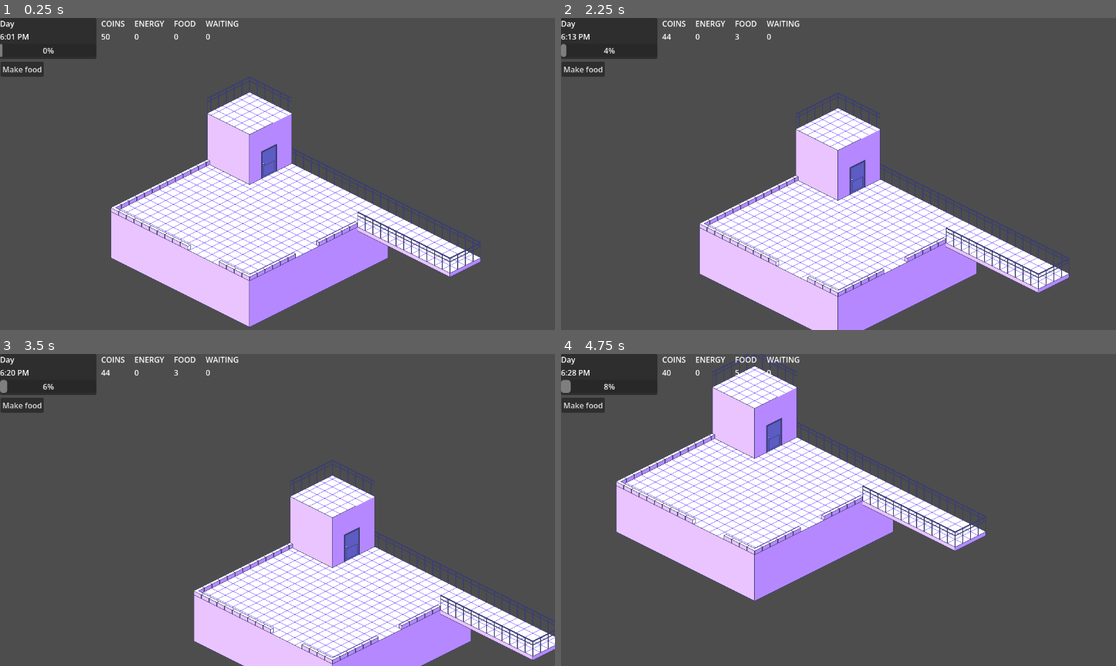
Above: before the commit, frames 1-4 (two rows, left to right).
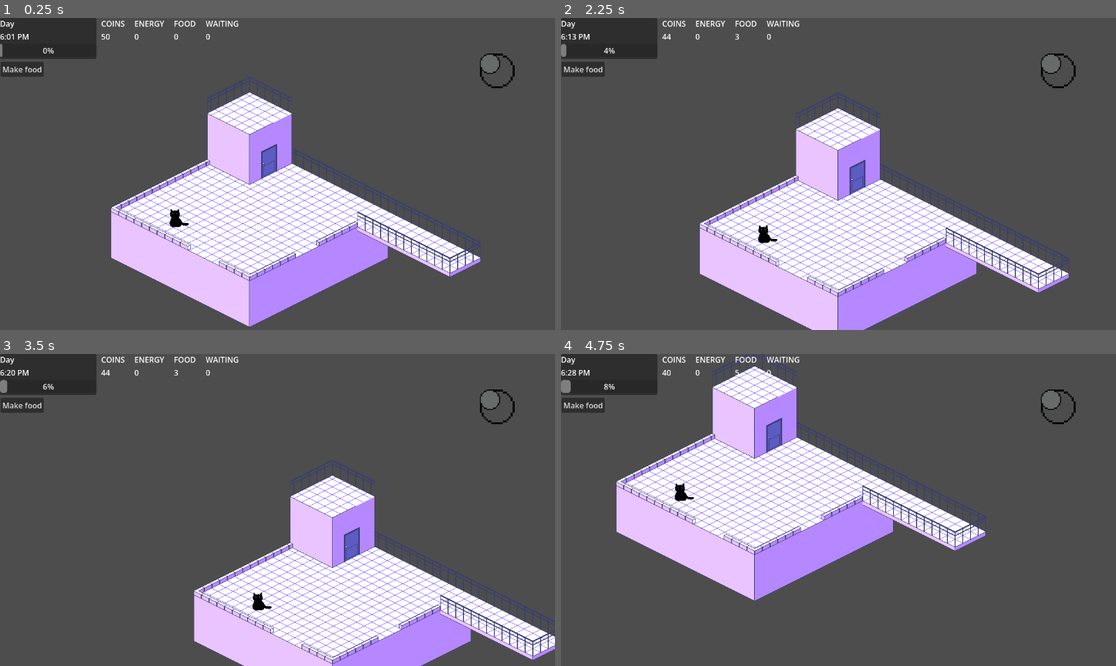
Above: after the commit, the same moments.

Repository: BloatingCat/rooftop-garden
Game: Godot game, scene res://main.tscn
Same seed, same stepped clock (60 frames per second), same inputs: the game is played once before the commit and once after it. The project has no main scene, so this scene is started directly.
Inputs (mouse positions are in pixels of both pictures, inside the frame that each line leads up to):
- Up to frame 1 (0.25 s): no input
- Up to frame 2 (2.25 s): click "Make food" at 0.5 s; tap Enter at 1.25 s; move the mouse to (960, 158) at 1.27 s; hold Right (ui_right) 1.28-2 s; click (960, 158) at 1.42 s; tap Space at 2 s; drag from (727, 189) to (810, 236) at 2.02 s
- Up to frame 3 (3.5 s): move the mouse to (333, 441) at 2.77 s; hold Right (ui_right) from 2.78 s (still down); click (333, 441) at 2.92 s
- Up to frame 4 (4.75 s): release Right (ui_right) at 3.5 s; tap Enter at 3.5 s; drag from (810, 572) to (672, 463) at 3.52 s; tap Space at 4.25 s; move the mouse to (1005, 556) at 4.27 s; hold Left (ui_left) from 4.28 s (still down); click (1005, 556) at 4.42 s

The runs differ from the first frame. In frame 1, 0.4% of the frame differs, in the area x 30-93%, y 11-68%; in frame 2, 0.4%; in frame 3, 0.4%; in frame 4, 0.4%, in the area x 20-93%, y 11-48%.

Commit message:
Added black cat's joystick & movement, map grounding

Diff:
--- /dev/null
+++ b/characters/cat/cat.gd
@@ -0,0 +1,94 @@
+class_name Cat
+extends CharacterBody2D
+
+@export var data: CatData
+
+@onready var sprite: Sprite2D = $Sprite2D
+@onready var state_machine: CatStateMachine = $CatStateMachine
+@onready var nav_agent: NavigationAgent2D = $NavigationAgent2D
+
+var _nav_ready := false
+
+var joystick: Joystick = null
+
+var _velocity: Vector2 = Vector2.ZERO
+var _direction: Vector2 = Vector2.ZERO
+var _facing: String = "down"
+
+const DIR_MAP = {
+	"down":       Vector2(0,  1),
+	"up":         Vector2(0, -1),
+	"left":       Vector2(-1, 0),
+	"right":      Vector2(1,  0),
+	"down_right": Vector2(1,  1),
+	"down_left":  Vector2(-1, 1),
+	"up_right":   Vector2(1, -1),
+	"up_left":    Vector2(-1,-1),
+}
+
+func _ready():
+	var map = get_world_2d().navigation_map
+	NavigationServer2D.map_changed.connect(_on_map_ready)
+
+func _on_map_ready(map_rid: RID):
+	var my_map = get_world_2d().navigation_map
+	if map_rid == my_map:
+		_nav_ready = true
+		NavigationServer2D.map_changed.disconnect(_on_map_ready)
+
+func _physics_process(delta: float):
+	_read_input()
+	_apply_movement(delta)
+	_update_facing()
+	#_update_animation()
+	move_and_slide()
+
+# ── Input ────────────────────────────────────────────────────────────────────
+
+func _read_input():
+	# Joystick (mobile)
+	if joystick:
+		_direction = joystick.get_output()
+		return
+
+	# Keyboard fallback (testing in editor)
+	_direction = Vector2(
+		Input.get_axis("ui_left", "ui_right"),
+		Input.get_axis("ui_up",   "ui_down")
+	).normalized()
+
+# ── Movement ─────────────────────────────────────────────────────────────────
+
+func _apply_movement(delta: float):
+	if _direction != Vector2.ZERO:
+		_velocity = _velocity.move_toward(
+			_direction * data.move_speed,
+			data.acceleration * delta
+		)
+		state_machine.transition(CatStateMachine.State.WALK)
+	else:
+		_velocity = _velocity.move_toward(Vector2.ZERO, data.friction * delta)
+		state_machine.transition(CatStateMachine.State.IDLE)
+
+	velocity = _velocity
+	move_and_slide()
+
+	# Only snap after navmesh is ready
+	if not _nav_ready:
+		return
+
+	var map = get_world_2d().navigation_map
+	var closest = NavigationServer2D.map_get_closest_point(map, global_position)
+	global_position = closest
+
+# ── Facing ───────────────────────────────────────────────────────────────────
+
+func _update_facing():
+	if _direction == Vector2.ZERO:
+		return
+
+	# For now: 4-dir. Swap to 8-dir when spritesheet is ready.
+	if abs(_direction.x) > abs(_direction.y):
+		_facing = "right" if _direction.x > 0 else "left"
+	else:
+		_facing = "down" if _direction.y > 0 else "up"
--- /dev/null
+++ b/characters/cat/cat.tscn
@@ -0,0 +1,30 @@
+[gd_scene format=3 uid="uid://rgwhjo1jc4wx"]
+
+[ext_resource type="Script" uid="uid://d043iaeo45s40" path="res://characters/cat/cat.gd" id="1_yt5bw"]
+[ext_resource type="Script" uid="uid://b3y6hc1h5v5v4" path="res://characters/cat/cat_data.gd" id="2_c6vmg"]
+[ext_resource type="Texture2D" uid="uid://c3ylf6j5btnwr" path="res://assets/black_cat.png" id="2_xfgbo"]
+[ext_resource type="PackedScene" uid="uid://bdqha4y2wngr6" path="res://characters/cat/cat_state_machine.tscn" id="3_xfgbo"]
+
+[sub_resource type="Resource" id="Resource_uhhm1"]
+script = ExtResource("2_c6vmg")
+metadata/_custom_type_script = "uid://b3y6hc1h5v5v4"
+
+[sub_resource type="RectangleShape2D" id="RectangleShape2D_yvbu6"]
+size = Vector2(24, 6)
+
+[node name="BlackCat" type="CharacterBody2D" unique_id=1737522509]
+script = ExtResource("1_yt5bw")
+data = SubResource("Resource_uhhm1")
+
+[node name="Sprite2D" type="Sprite2D" parent="." unique_id=490496694]
+position = Vector2(8, -18)
+texture = ExtResource("2_xfgbo")
+
+[node name="CollisionShape2D" type="CollisionShape2D" parent="." unique_id=536742011]
+position = Vector2(1, -3)
+shape = SubResource("RectangleShape2D_yvbu6")
+
+[node name="NavigationAgent2D" type="NavigationAgent2D" parent="." unique_id=423832636]
+avoidance_enabled = true
+
+[node name="CatStateMachine" parent="." unique_id=785292820 instance=ExtResource("3_xfgbo")]
--- /dev/null
+++ b/characters/cat/cat_data.gd
@@ -0,0 +1,6 @@
+class_name CatData
+extends Resource
+
+@export var move_speed: float = 120.0
+@export var acceleration: float = 800.0
+@export var friction: float = 600.0
--- /dev/null
+++ b/characters/cat/cat_state_machine.gd
@@ -0,0 +1,17 @@
+class_name CatStateMachine
+extends Node
+
+enum State {
+	IDLE,
+	WALK,
+}
+
+var current: State = State.IDLE
+
+func transition(new_state: State):
+	if current == new_state:
+		return
+	current = new_state
+	state_changed.emit(new_state)
+
+signal state_changed(new_state: State)
--- /dev/null
+++ b/characters/cat/cat_state_machine.tscn
@@ -0,0 +1,6 @@
+[gd_scene format=3 uid="uid://bdqha4y2wngr6"]
+
+[ext_resource type="Script" uid="uid://bro1m2afuy27" path="res://characters/cat/cat_state_machine.gd" id="1_1smh5"]
+
+[node name="CatStateMachine" type="Node" unique_id=785292820]
+script = ExtResource("1_1smh5")
--- /dev/null
+++ b/characters/cat/joystick.gd
@@ -0,0 +1,73 @@
+class_name Joystick
+extends Control
+
+@export var dead_zone: float = 10.0
+@export var knob_max_distance: float = 50.0
+
+@onready var base: TextureRect = $Base
+@onready var knob: TextureRect = $Knob
+
+var touch_index: int = -1
+var origin: Vector2 = Vector2.ZERO
+var output: Vector2 = Vector2.ZERO
+
+func _ready():
+	set_process_input(true)
+
+func _input(event: InputEvent):
+	## ---- Touch ----
+	#if event is InputEventScreenTouch:
+		#if event.pressed and touch_index == -1:
+			#if _is_inside(event.position):
+				#touch_index = event.index
+				#origin = event.position
+				#_move_knob(Vector2.ZERO)
+		#elif not event.pressed and event.index == touch_index:
+			#_release()
+#
+	#if event is InputEventScreenDrag and event.index == touch_index:
+		#var delta = event.position - origin
+		#var clamped = delta.limit_length(knob_max_distance)
+		#_move_knob(clamped)
+		#output = Vector2.ZERO if delta.length() < dead_zone else (clamped / knob_max_distance)
+
+	# ---- Mouse fallback (editor / desktop testing) ----
+	if event is InputEventMouseButton and event.button_index == MOUSE_BUTTON_LEFT:
+		if event.pressed and touch_index == -1:
+			if _is_inside(event.position):
+				touch_index = 0
+				# Convert screen origin to LOCAL space
+				origin = get_global_transform().affine_inverse() * event.position
+				_move_knob(Vector2.ZERO)
+				accept_event()
+		elif not event.pressed and touch_index == 0:
+			_release()
+			accept_event()
+
+	if event is InputEventMouseMotion and touch_index == 0:
+		# Convert screen position to LOCAL space
+		var local_pos = get_global_transform().affine_inverse() * event.position
+		var delta = local_pos - origin
+		var clamped = delta.limit_length(knob_max_distance)
+		_move_knob(clamped)
+		output = Vector2.ZERO if delta.length() < dead_zone else (clamped / knob_max_distance)
+		accept_event()
+
+
+func _release():
+	touch_index = -1
+	output = Vector2.ZERO
+	_move_knob(Vector2.ZERO)
+
+func _move_knob(offset: Vector2):
+	# base.size / 2 = center of base circle, offset from there
+	knob.position = base.position + base.size / 2.0 + offset - knob.size / 2.0
+
+func _is_inside(screen_pos: Vector2) -> bool:
+	# Convert screen pos to local, check distance from base center
+	var local = get_global_transform().affine_inverse() * screen_pos
+	var center = base.position + base.size / 2.0
+	return local.distance_to(center) <= base.size.x / 2.0
+
+func get_output() -> Vector2:
+	return output
--- /dev/null
+++ b/characters/cat/joystick.tscn
@@ -0,0 +1,24 @@
+[gd_scene format=3 uid="uid://ccvel08cbwxpp"]
+
+[ext_resource type="Texture2D" uid="uid://b2tob40kbuj5w" path="res://assets/joystick_base.png" id="1_6xbx1"]
+[ext_resource type="Script" uid="uid://dysixx7awnja3" path="res://characters/cat/joystick.gd" id="1_bl4k5"]
+[ext_resource type="Texture2D" uid="uid://ca1ocklisvapy" path="res://assets/joy_stick_knob.png" id="3_bl4k5"]
+
+[node name="JoyStick" type="Control" unique_id=1121155656]
+layout_mode = 3
+anchors_preset = 0
+offset_right = 72.0
+offset_bottom = 72.0
+script = ExtResource("1_bl4k5")
+
+[node name="Base" type="TextureRect" parent="." unique_id=551762421]
+layout_mode = 0
+offset_right = 40.0
+offset_bottom = 40.0
+texture = ExtResource("1_6xbx1")
+
+[node name="Knob" type="TextureRect" parent="." unique_id=2107702130]
+layout_mode = 0
+offset_right = 42.0
+offset_bottom = 42.0
+texture = ExtResource("3_bl4k5")
--- a/game _view/background.tscn
+++ b/game _view/background.tscn
@@ -3,11 +3,20 @@
 [ext_resource type="Texture2D" uid="uid://bwvagy8d1utqf" path="res://assets/Floor_1_1.png" id="1_eva80"]
 [ext_resource type="Texture2D" uid="uid://ctiptw2vivw1q" path="res://assets/Floor_1_2.png" id="2_r0sni"]
 
+[sub_resource type="NavigationPolygon" id="NavigationPolygon_t6uik"]
+vertices = PackedVector2Array(376, 191.17188, 745.64844, 376, 704, 396.8203, 506, 297.8203, 176.47656, 352.14063, 34.117188, 279.10938, 205.9375, 193.20313, 287.95313, 235.21094, 416, 342.8203, 416, 348.8203, 230, 377.8203, 176.10938, 356.8828, 377.28125, 363.21875, 223.99219, 380.8203, 288.03906, 406.84375, 383.2422, 365.20313)
+polygons = Array[PackedInt32Array]([PackedInt32Array(0, 1, 2, 3), PackedInt32Array(4, 5, 6, 7, 8, 9), PackedInt32Array(0, 3, 8, 7), PackedInt32Array(10, 11, 4, 9, 12), PackedInt32Array(10, 13, 11), PackedInt32Array(12, 14, 10), PackedInt32Array(12, 9, 15)])
+outlines = Array[PackedVector2Array]([PackedVector2Array(206, 182, 12, 279, 166, 358, 160, 360, 224, 392, 230, 389, 288, 418, 378, 374, 384, 376, 432, 352, 426, 349, 506, 309, 704, 408, 768, 376, 376, 180, 288, 224)])
+
 [node name="Background" type="Node2D" unique_id=840402906]
+y_sort_enabled = true
 
 [node name="Background_Floor" type="Sprite2D" parent="." unique_id=265464215]
 texture = ExtResource("1_eva80")
 centered = false
+
+[node name="NavigationRegion2D" type="NavigationRegion2D" parent="." unique_id=1106266190]
+navigation_polygon = SubResource("NavigationPolygon_t6uik")
 
 [node name="Foreground_Railings" type="Sprite2D" parent="." unique_id=1453156568]
 z_index = 5
--- a/game _view/camera.gd
+++ b/game _view/camera.gd
@@ -8,7 +8,7 @@
 const MAX_ZOOM = 4.0 # further in
 const ZOOM_SPEED = 0.15
 
-func _input(event):
+func _unhandled_input(event: InputEvent) -> void:
 	# 1. HANDLE DRAGGING
 	if event is InputEventMouseButton and event.button_index == MOUSE_BUTTON_LEFT:
 		dragging = event.pressed
--- a/main.gd
+++ b/main.gd
@@ -1,7 +1,8 @@
 extends Node2D
 
 
-# Called when the node enters the scene tree for the first time.
-func _ready() -> void:
-	#print_tree_pretty()
-	pass
+@onready var cat: Cat = $BlackCat
+@onready var joystick: Joystick = $UI/Joystick
+
+func _ready():
+	cat.joystick = joystick
--- a/main.tscn
+++ b/main.tscn
@@ -5,9 +5,11 @@
 [ext_resource type="PackedScene" uid="uid://r8f1a2a0i6cu" path="res://UI/stats_bar.tscn" id="2_1bvp3"]
 [ext_resource type="PackedScene" uid="uid://ximwq7yem4vc" path="res://UI/make_food_button.tscn" id="3_lquwl"]
 [ext_resource type="PackedScene" uid="uid://curc8ntwde18m" path="res://systems/customer_system.tscn" id="4_1bvp3"]
+[ext_resource type="PackedScene" uid="uid://ccvel08cbwxpp" path="res://characters/cat/joystick.tscn" id="5_kek77"]
 [ext_resource type="PackedScene" uid="uid://q8sbte2cob1" path="res://systems/serving_system.tscn" id="6_7mycd"]
 [ext_resource type="PackedScene" uid="uid://dj0mfdk2dnxwo" path="res://game _view/background.tscn" id="7_272bh"]
 [ext_resource type="Script" uid="uid://i5g4d2ihbms0" path="res://game _view/camera.gd" id="8_5vw27"]
+[ext_resource type="PackedScene" uid="uid://rgwhjo1jc4wx" path="res://characters/cat/cat.tscn" id="10_4c57u"]
 
 [node name="Main" type="Node2D" unique_id=2022521338]
 script = ExtResource("1_7mycd")
@@ -27,6 +29,12 @@
 offset_right = 91.0
 offset_bottom = 122.0
 
+[node name="Joystick" parent="UI" unique_id=1121155656 instance=ExtResource("5_kek77")]
+offset_left = 996.0
+offset_top = 74.0
+offset_right = 1068.0
+offset_bottom = 146.0
+
 [node name="CustomerSystem" parent="." unique_id=2104764177 instance=ExtResource("4_1bvp3")]
 
 [node name="ServingSystem" parent="." unique_id=1842670963 instance=ExtResource("6_7mycd")]
@@ -37,3 +45,6 @@
 [node name="Camera2D" type="Camera2D" parent="." unique_id=478472872]
 position = Vector2(576, 324)
 script = ExtResource("8_5vw27")
+
+[node name="BlackCat" parent="." unique_id=1737522509 instance=ExtResource("10_4c57u")]
+position = Vector2(364, 434)
Binary file added: assets/joy_stick_knob.png
Not shown, added: assets/joy_stick_knob.png.import
Binary file added: assets/joystick_base.png
Not shown, added: assets/joystick_base.png.import
Not shown, added: characters/cat/cat.gd.uid
Not shown, added: characters/cat/cat_data.gd.uid
Not shown, added: characters/cat/cat_state_machine.gd.uid
Not shown, added: characters/cat/joystick.gd.uid
